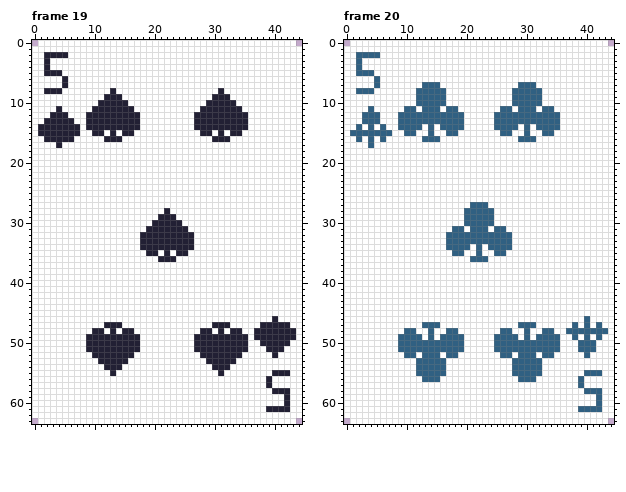
File history of a pixel-art file, Rhombus-Editor/Patience/Assets/PixelCard.aseprite. The first picture shows the starting point.
45x64 pixels, 53 frames. Shown: frame 19, frame 20. The commit also changed other frames, which this record leaves out.
New version:
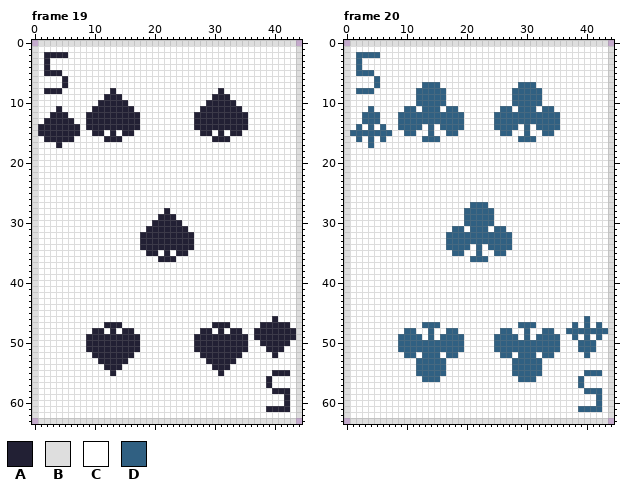
Palette (. is transparent): A #222034  B #dedede  C #ffffff  D #306082
Changes in this commit:
Changed rows in their new state; - is an unchanged pixel.
Frame 19:
first column x 0:
 0 -BBBBBBBBBBBBBBBBBBBBBBBBBBBBBBBBBBBBBBBBBBB-
 1 B-------------------------------------------B
 2 B-------------------------------------------B
 3 B-------------------------------------------B
 4 B-------------------------------------------B
 5 B-------------------------------------------B
 6 B-------------------------------------------B
 7 B-------------------------------------------B
 8 B-------------------------------------------B
 9 B-------------------------------------------B
10 B-------------------------------------------B
11 B-------------------------------------------B
12 B-------------------------------------------B
13 B-------------------------------------------B
14 B-------------------------------------------B
15 B-------------------------------------------B
16 B-------------------------------------------B
17 B-------------------------------------------B
18 B-------------------------------------------B
19 B-------------------------------------------B
20 B-------------------------------------------B
21 B-------------------------------------------B
22 B-------------------------------------------B
23 B-------------------------------------------B
24 B-------------------------------------------B
25 B-------------------------------------------B
26 B-------------------------------------------B
27 B-------------------------------------------B
28 B-------------------------------------------B
29 B-------------------------------------------B
30 B-------------------------------------------B
31 B-------------------------------------------B
32 B-------------------------------------------B
33 B-------------------------------------------B
34 B-------------------------------------------B
35 B-------------------------------------------B
36 B-------------------------------------------B
37 B-------------------------------------------B
38 B-------------------------------------------B
39 B-------------------------------------------B
40 B-------------------------------------------B
41 B-------------------------------------------B
42 B-------------------------------------------B
43 B-------------------------------------------B
44 B-------------------------------------------B
45 B-------------------------------------------B
46 B-------------------------------------------B
47 B-------------------------------------------B
48 B-------------------------------------------B
49 B-------------------------------------------B
50 B-------------------------------------------B
51 B-------------------------------------------B
52 B-------------------------------------------B
53 B-------------------------------------------B
54 B-------------------------------------------B
55 B-------------------------------------------B
56 B-------------------------------------------B
57 B-------------------------------------------B
58 B-------------------------------------------B
59 B-------------------------------------------B
60 B-------------------------------------------B
61 B-------------------------------------------B
62 B-------------------------------------------B
63 -BBBBBBBBBBBBBBBBBBBBBBBBBBBBBBBBBBBBBBBBBBB-
Frame 20: the same change as frame 19
Pixel boxes of the changes (left, top, right, bottom) in both pictures:
changed: (32, 40, 302, 424)
changed: (344, 40, 614, 424)
